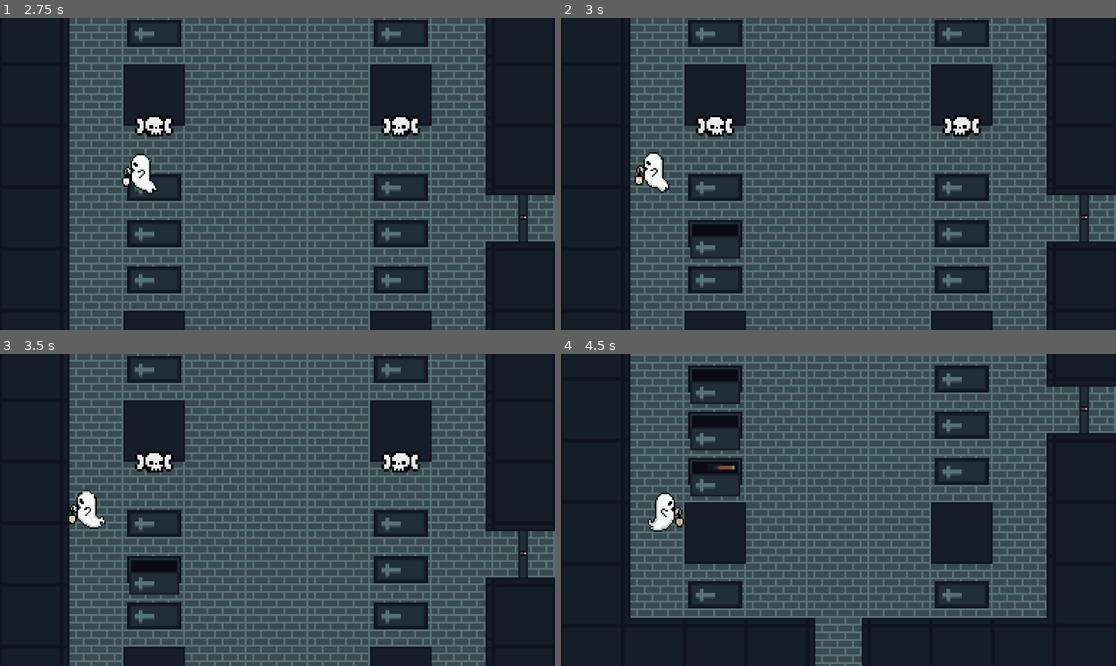
Above: before the commit, frames 1-4 (two rows, left to right).
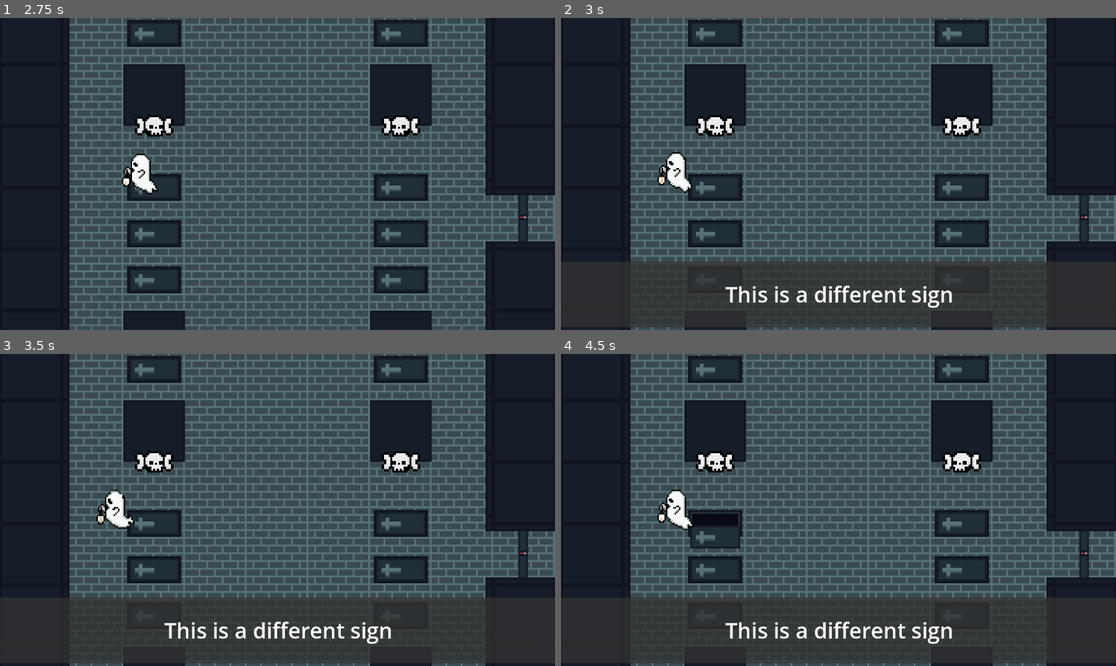
Above: after the commit, the same moments.

Repository: CISC204-S26/hw4-dbrownki-bradfost
Game: Godot game, scene res://Scenes/Rooms/room_1.tscn
Two runs of this game, one before a commit and one after it. Both use one fixed random seed, a clock stepped at 60 frames per second and the inputs below. This scene is started directly instead of the project's main scene.
Inputs:
- Up to frame 1 (2.75 s): hold W (move_up) 0.53-2.03 s; tap E (interact) at 0.6, 1.35, 2.1 s; hold A (move_left) from 2.03 s (still down)
- Up to frame 2 (3 s): keep holding A (move_left); tap E (interact) at 2.85 s
- Up to frame 3 (3.5 s): keep holding A (move_left)
- Up to frame 4 (4.5 s): release A (move_left) at 3.53 s; hold S (move_down) 3.53-4.28 s; tap E (interact) at 3.6, 4.35 s; hold D (move_right) from 4.28 s (still down)

Frame 1 is identical in both runs. In frame 2, 9.3% of the frame differs, in the area x 0-100%, y 42-100%; in frame 3, 9.4%; in frame 4, 47%, in the area x 0-100%, y 0-100%.

Commit message:
Changed size of interactable areas to avoid overlap, added call_defered to change room to avoid issues, and commented out irrelevent code

Diff:
--- a/Scenes/Interactables/collectible_interactable.tscn
+++ b/Scenes/Interactables/collectible_interactable.tscn
@@ -2,9 +2,6 @@
 
 [ext_resource type="Script" uid="uid://qjjxkpxdj8y0" path="res://Scripts/Interactables/collectible_interactable.gd" id="1_s8whp"]
 [ext_resource type="Texture2D" uid="uid://dog3kk28b6a3o" path="res://Assets/Orb.png" id="2_ustmg"]
-
-[sub_resource type="CircleShape2D" id="CircleShape2D_ghqkm"]
-radius = 24.0
 
 [sub_resource type="AtlasTexture" id="AtlasTexture_i0xkx"]
 atlas = ExtResource("2_ustmg")
@@ -42,6 +39,9 @@
 "speed": 4.0
 }]
 
+[sub_resource type="CircleShape2D" id="CircleShape2D_ghqkm"]
+radius = 24.0
+
 [node name="CollectibleInteractable" type="Area2D" unique_id=993458865]
 z_index = 1
 collision_layer = 2
@@ -49,11 +49,12 @@
 script = ExtResource("1_s8whp")
 metadata/_custom_type_script = "uid://uvv4u3lsh0oo"
 
-[node name="InteractableCollider" type="CollisionShape2D" parent="." unique_id=1717283165]
-shape = SubResource("CircleShape2D_ghqkm")
-debug_color = Color(0, 0, 1, 0.41960785)
-
-[node name="AnimatedSprite2D" type="AnimatedSprite2D" parent="InteractableCollider" unique_id=380231636]
+[node name="AnimatedSprite2D" type="AnimatedSprite2D" parent="." unique_id=380231636]
 z_index = 1
 sprite_frames = SubResource("SpriteFrames_bxkk4")
 autoplay = "default"
+
+[node name="InteractableCollider" type="CollisionShape2D" parent="." unique_id=1717283165]
+scale = Vector2(0.5, 0.5)
+shape = SubResource("CircleShape2D_ghqkm")
+debug_color = Color(0, 0, 1, 0.41960785)
--- a/Scenes/Interactables/empty_horz_tomb_interactable.tscn
+++ b/Scenes/Interactables/empty_horz_tomb_interactable.tscn
@@ -3,8 +3,8 @@
 [ext_resource type="Script" uid="uid://c5ij61d8ttq8a" path="res://Scripts/Interactables/tomb_interactable.gd" id="1_4ag6i"]
 [ext_resource type="Texture2D" uid="uid://bnl243klf43it" path="res://Assets/Tilesets/Tomb32x32.png" id="2_qgab2"]
 
-[sub_resource type="CircleShape2D" id="CircleShape2D_vs6k1"]
-radius = 24.0
+[sub_resource type="RectangleShape2D" id="RectangleShape2D_jh62f"]
+size = Vector2(64, 36)
 
 [node name="EmptySideTombInteractable" type="Area2D" unique_id=2092102697]
 collision_layer = 2
@@ -26,5 +26,6 @@
 frame = 1
 
 [node name="InteractableCollider" type="CollisionShape2D" parent="." unique_id=1301219429]
-shape = SubResource("CircleShape2D_vs6k1")
+scale = Vector2(0.5, 0.5)
+shape = SubResource("RectangleShape2D_jh62f")
 debug_color = Color(1, 1, 0, 0.41960785)
--- a/Scenes/Interactables/sign_interactable.tscn
+++ b/Scenes/Interactables/sign_interactable.tscn
@@ -20,6 +20,7 @@
 metadata/_custom_type_script = "uid://uvv4u3lsh0oo"
 
 [node name="InteractableCollider" type="CollisionShape2D" parent="." unique_id=1717283165]
+scale = Vector2(0.5, 0.5)
 shape = SubResource("CircleShape2D_ghqkm")
 debug_color = Color(0, 1, 0, 0.41960785)
 
--- a/Scenes/Interactables/switch_interactable.tscn
+++ b/Scenes/Interactables/switch_interactable.tscn
@@ -45,6 +45,7 @@
 metadata/_custom_type_script = "uid://uvv4u3lsh0oo"
 
 [node name="InteractableCollider" type="CollisionShape2D" parent="." unique_id=1717283165]
+scale = Vector2(0.5, 0.5)
 shape = SubResource("CircleShape2D_ghqkm")
 debug_color = Color(1, 0, 0, 0.41960785)
 
--- a/Scenes/Interactables/switch_side_tomb_interactable.tscn
+++ b/Scenes/Interactables/switch_side_tomb_interactable.tscn
@@ -3,15 +3,14 @@
 [ext_resource type="Script" uid="uid://cixgo2kahmv1a" path="res://Scripts/Interactables/switch_side_tomb_interactable.gd" id="1_0o5aa"]
 [ext_resource type="Texture2D" uid="uid://bnl243klf43it" path="res://Assets/Tilesets/Tomb32x32.png" id="2_eag84"]
 
-[sub_resource type="CircleShape2D" id="CircleShape2D_vs6k1"]
-radius = 24.0
+[sub_resource type="RectangleShape2D" id="RectangleShape2D_0o5aa"]
+size = Vector2(32, 18)
 
-[node name="SwitchSideTombInteractable" type="Area2D" unique_id=2092102697 node_paths=PackedStringArray("hiddenElement")]
+[node name="SwitchSideTombInteractable" type="Area2D" unique_id=2092102697]
 z_index = 1
 collision_layer = 2
 collision_mask = 0
 script = ExtResource("1_0o5aa")
-hiddenElement = NodePath("")
 metadata/_custom_type_script = "uid://uvv4u3lsh0oo"
 
 [node name="LeftTombClosed" type="Sprite2D" parent="." unique_id=177490550]
@@ -28,5 +27,5 @@
 frame = 1
 
 [node name="InteractableCollider" type="CollisionShape2D" parent="." unique_id=1301219429]
-shape = SubResource("CircleShape2D_vs6k1")
+shape = SubResource("RectangleShape2D_0o5aa")
 debug_color = Color(1, 1, 0, 0.41960785)
--- a/Scenes/Rooms/starting_room.tscn
+++ b/Scenes/Rooms/starting_room.tscn
@@ -1,7 +1,7 @@
 [gd_scene format=4 uid="uid://gw2l28jtpqqo"]
 
 [ext_resource type="Texture2D" uid="uid://dprsh3omrcap6" path="res://Assets/Tilesets/Base32x32-47Dungeon.png" id="1_6lm0h"]
-[ext_resource type="Texture2D" uid="uid://cwhxwx6u1vd5c" path="res://Assets/Grass.png" id="1_23rsy"]
+[ext_resource type="Texture2D" uid="uid://cwhxwx6u1vd5c" path="res://Assets/Tilesets/Grass.png" id="1_23rsy"]
 [ext_resource type="PackedScene" uid="uid://b6bd15mjyo761" path="res://Scenes/player.tscn" id="3_po8fx"]
 [ext_resource type="PackedScene" uid="uid://bsp2hl5i3x21k" path="res://Scenes/Collidable.tscn" id="5_vsynf"]
 [ext_resource type="Script" uid="uid://dcv2vm8sb0jyf" path="res://Scripts/Interactables/talkingScript.gd" id="6_m48pa"]
--- a/Scripts/Interactables/switch_side_tomb_interactable.gd
+++ b/Scripts/Interactables/switch_side_tomb_interactable.gd
@@ -30,6 +30,6 @@
 		if doorToOpen:
 			if doorToOpen == $"../DungeonDoors/SideDoor2":
 				Global.leftDoorOpen = true
-			if doorToOpen == $"../DungeonDoors/SideDoor":
-				Global.rightDoorOpen = true
+#			if doorToOpen == $"../DungeonDoors/SideDoor":
+#				Global.rightDoorOpen = true
 			doorToOpen.queue_free()
--- a/Scripts/player.gd
+++ b/Scripts/player.gd
@@ -63,9 +63,9 @@
 func _on_exited_talking() -> void:
 	canMove = true
 
-
-func _on_switch_interacted(toggled: bool) -> void:
-	pass # Replace with function body.
+#
+#func _on_switch_interacted(toggled: bool) -> void:
+	#pass # Replace with function body.
 
 
 func _on_collectible_collected() -> void:
@@ -79,10 +79,10 @@
 					Global.player_left_room2 = true
 				Global.room3:
 					Global.player_left_room3 = true
-			get_tree().change_scene_to_file("res://Scenes/Rooms/room_1.tscn")
+			get_tree().call_deferred("change_scene_to_file", "res://Scenes/Rooms/room_1.tscn")
 		"Room 2":
-			get_tree().change_scene_to_file("res://Scenes/Rooms/room_2.tscn")
+			get_tree().call_deferred("change_scene_to_file", "res://Scenes/Rooms/room_2.tscn")
 		"Room 3":
-			get_tree().change_scene_to_file("res://Scenes/Rooms/room_3.tscn")
+			get_tree().call_deferred("change_scene_to_file", "res://Scenes/Rooms/room_3.tscn")
 		"Room 4":
-			get_tree().change_scene_to_file("res://Scenes/Rooms/room_4.tscn")
+			get_tree().call_deferred("change_scene_to_file", "res://Scenes/Rooms/room_4.tscn")
--- a/Scripts/side_door.gd
+++ b/Scripts/side_door.gd
@@ -11,5 +11,5 @@
 			if Global.rightDoorOpen:
 				queue_free()
 
-func _on_switch_interacted(toggled: bool) -> void:
-	self.queue_free()
+#func _on_switch_interacted(toggled: bool) -> void:
+	#self.queue_free()
Renamed: Assets/Grass.png -> Assets/Tilesets/Grass.png
Not shown, changed: Assets/Tilesets/Grass.png.import
Not shown: 1 places in Scenes/Rooms/room_1.tscn that only renumber resources
